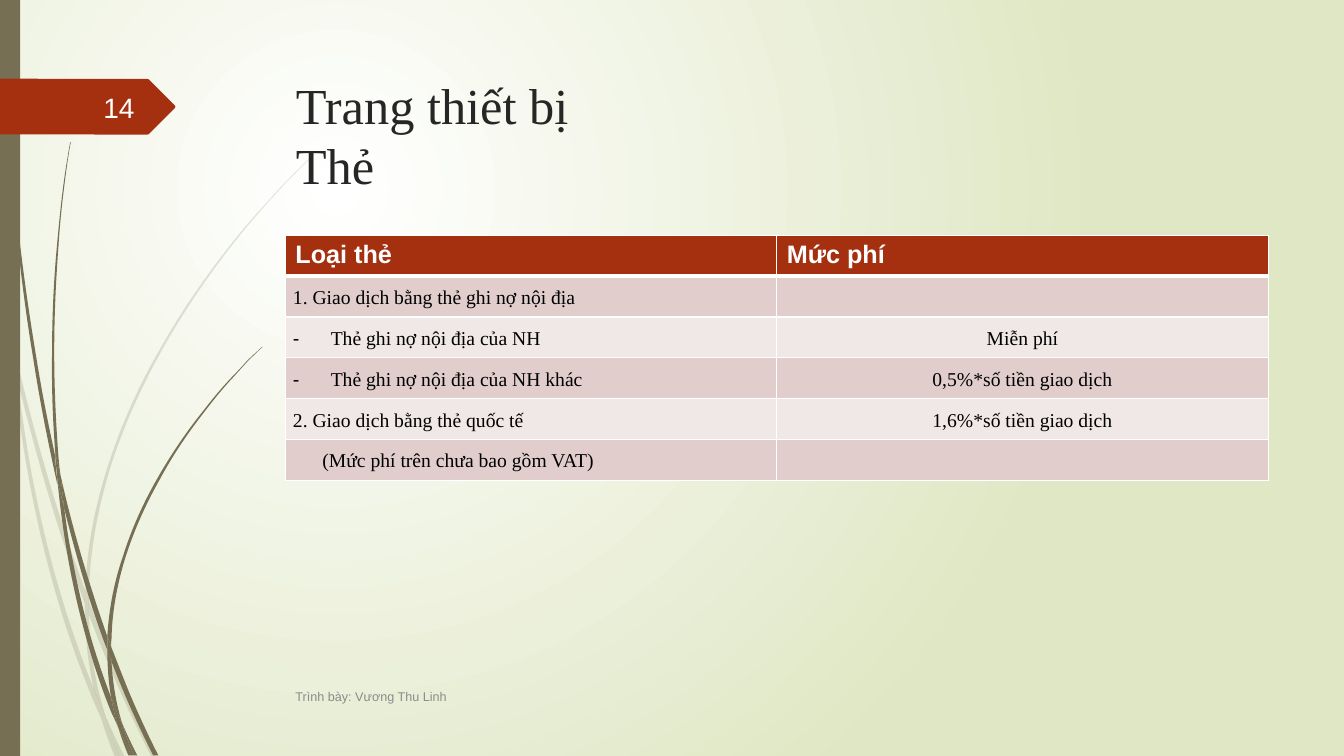
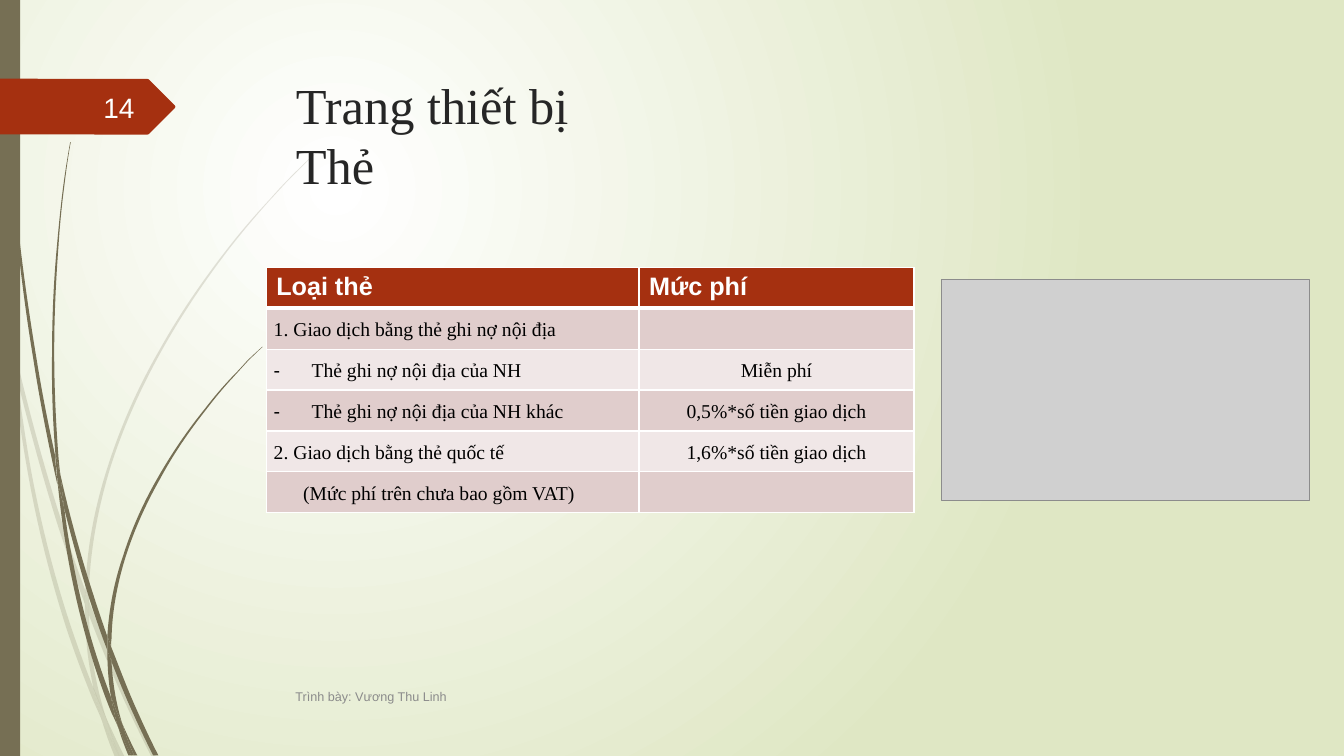
Before and after one commit to NguyenDuyCuong/QuyTrinhTheBV, a slide deck: slide 14 of trinh bay de cuong.pptx. Drawn at 1344x756 pixels with LibreOffice and Linux fonts; fonts in the diff are those of the drawing; grey boxes stand for pictures. Boxes give left, top, right and bottom in pixels: in the first picture for what was removed or moved away, otherwise in the second. Text is boxed around its words. In the diff, an @@ line names an element or a change of style, - is before the commit and + after.

```diff
--- a/trinh bay de cuong.pptx
+++ b/trinh bay de cuong.pptx
@@ table: place and size @@
-table at box(285, 235, 1269, 480)
+table at box(266, 267, 914, 512)
@@ picture added at box(942, 279, 1310, 500) @@
```
Also in this commit, not shown: 1 other slide changed, 2 slides added, 2 other files.
